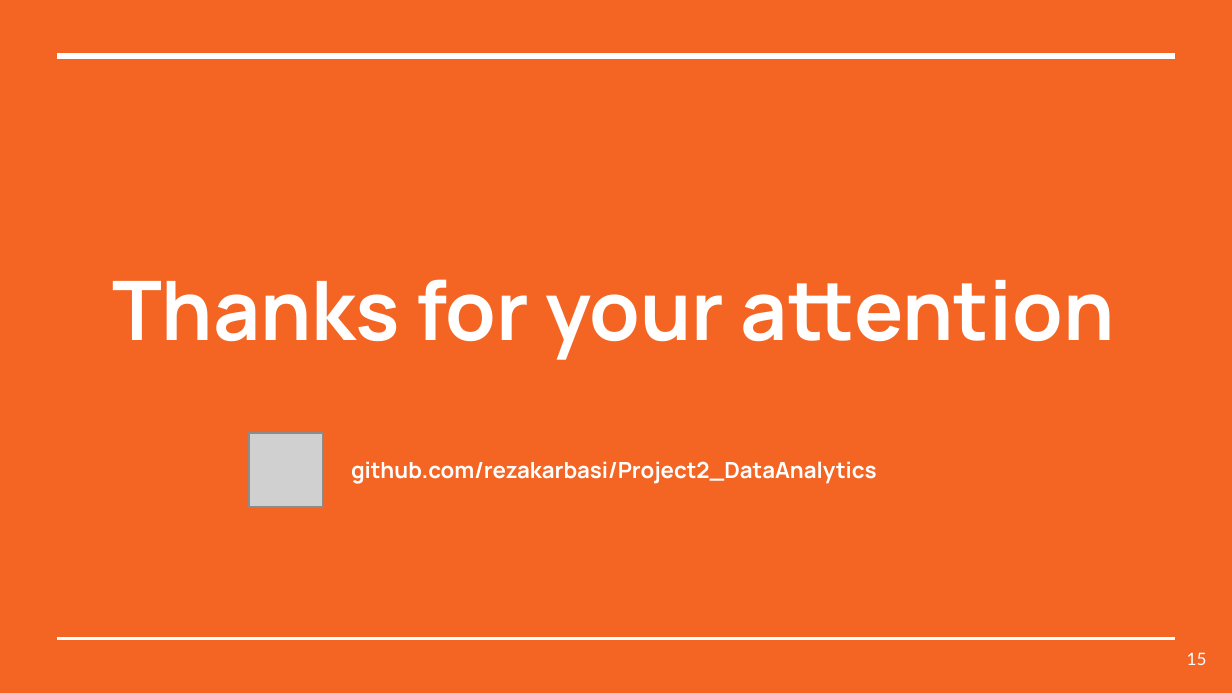
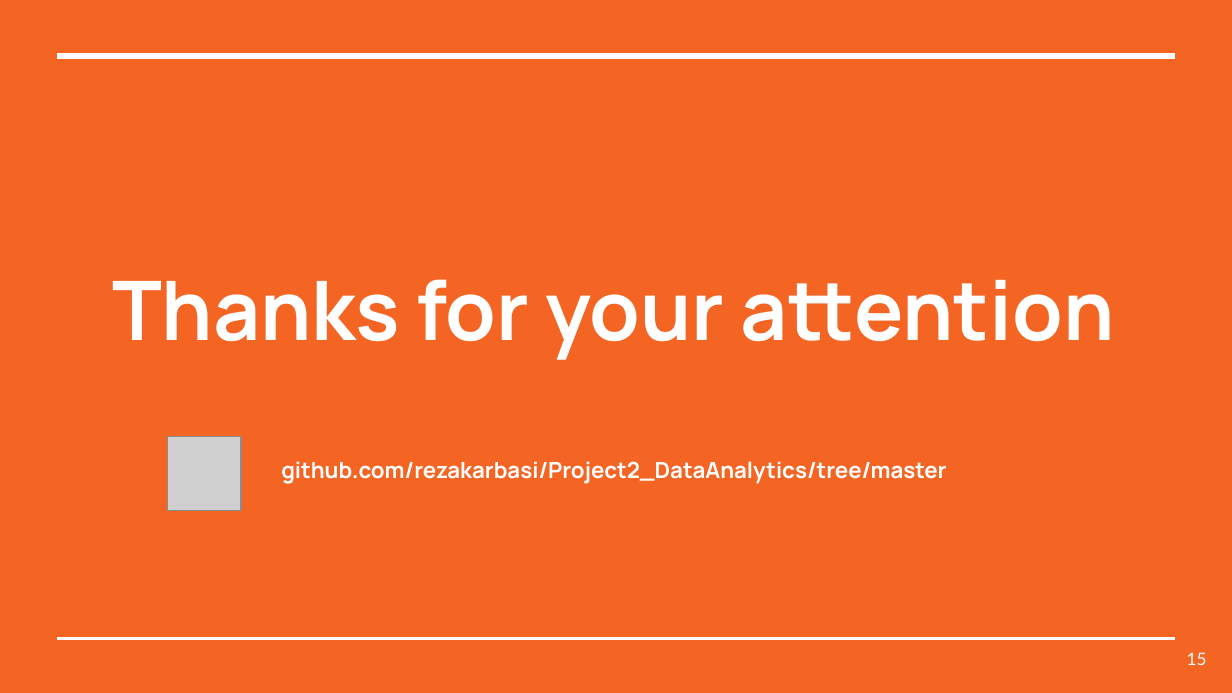
Before and after one commit to rezakarbasi/Project2_DataAnalytics, a slide deck: slide 15 of proj2-DataAnalytics.pptx. Drawn at 1232x693 pixels with LibreOffice and Linux fonts; fonts in the diff are those of the drawing; grey boxes stand for pictures. Boxes give left, top, right and bottom in pixels: in the first picture for what was removed or moved away, otherwise in the second. Text is boxed around its words. In the diff, an @@ line names an element or a change of style, - is before the commit and + after.

```diff
--- a/proj2-DataAnalytics.pptx
+++ b/proj2-DataAnalytics.pptx
@@ picture: place and size @@
-picture at (249,434,323,508)
+picture at (168,436,241,510)
@@ title at (281,461,946,483): text changed @@
-github.com/rezakarbasi/Project2_DataAnalytics
+github.com/rezakarbasi/Project2_DataAnalytics/tree/master
```
Also in this commit, not shown: 1 other slide changed, 1 other file.
